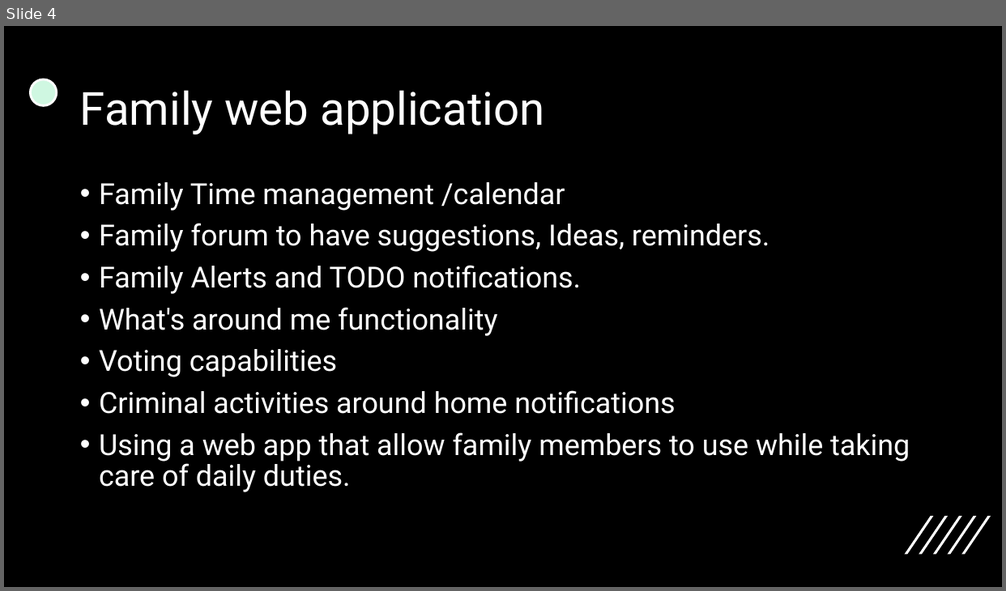
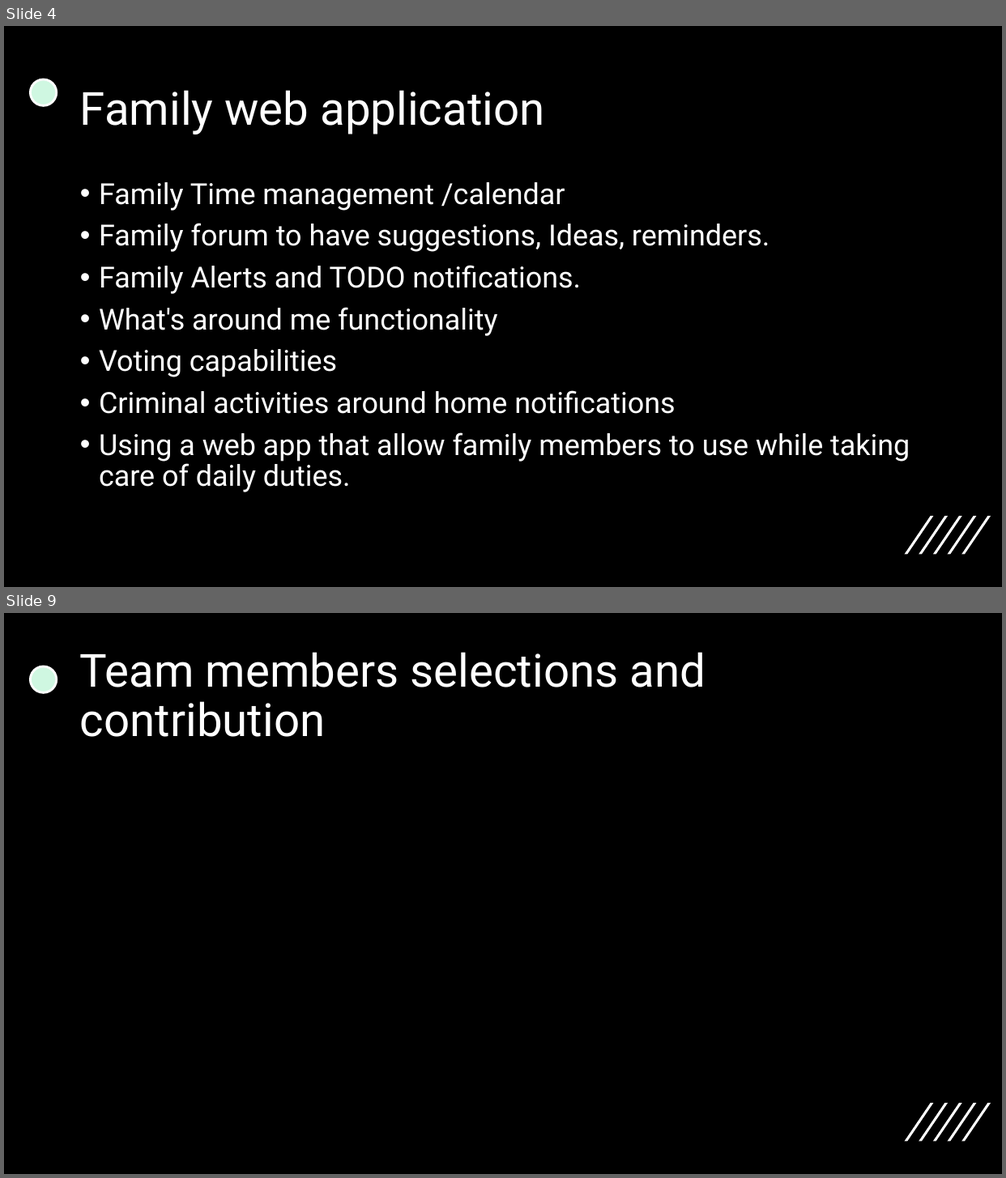
Before and after one commit to Khasaleh/family_app, a slide deck: Presentation1.pptx. Shown one above the other, each under a label of ours: slide 4 before the commit, slides 4 and 9 after it; the slides between them are not shown. The pictures are 1006x591 and 1006x1178 pixels, drawn with LibreOffice and Linux fonts; fonts in the diff are those of the drawing. Boxes give left, top, right and bottom in pixels: in the first picture for what was removed or moved away, otherwise in the second. Text is boxed around its words. In the diff, an @@ line names an element or a change of style, - is before the commit and + after.

Commit message:
adding version 1.1 of the ppt

```diff
--- a/Presentation1.pptx
+++ b/Presentation1.pptx
@@ slide 9 added at [4,613,1002,1174], background #000000; not listed: 6 template elements that a slide beside it also shows @@
@@ title added at [80,652,706,737], 44 pt, text #FFFFFF @@
+Team members selections and contribution
```
Also in this commit, not shown: 6 other slides added, 1 slide removed, 1 other file.
